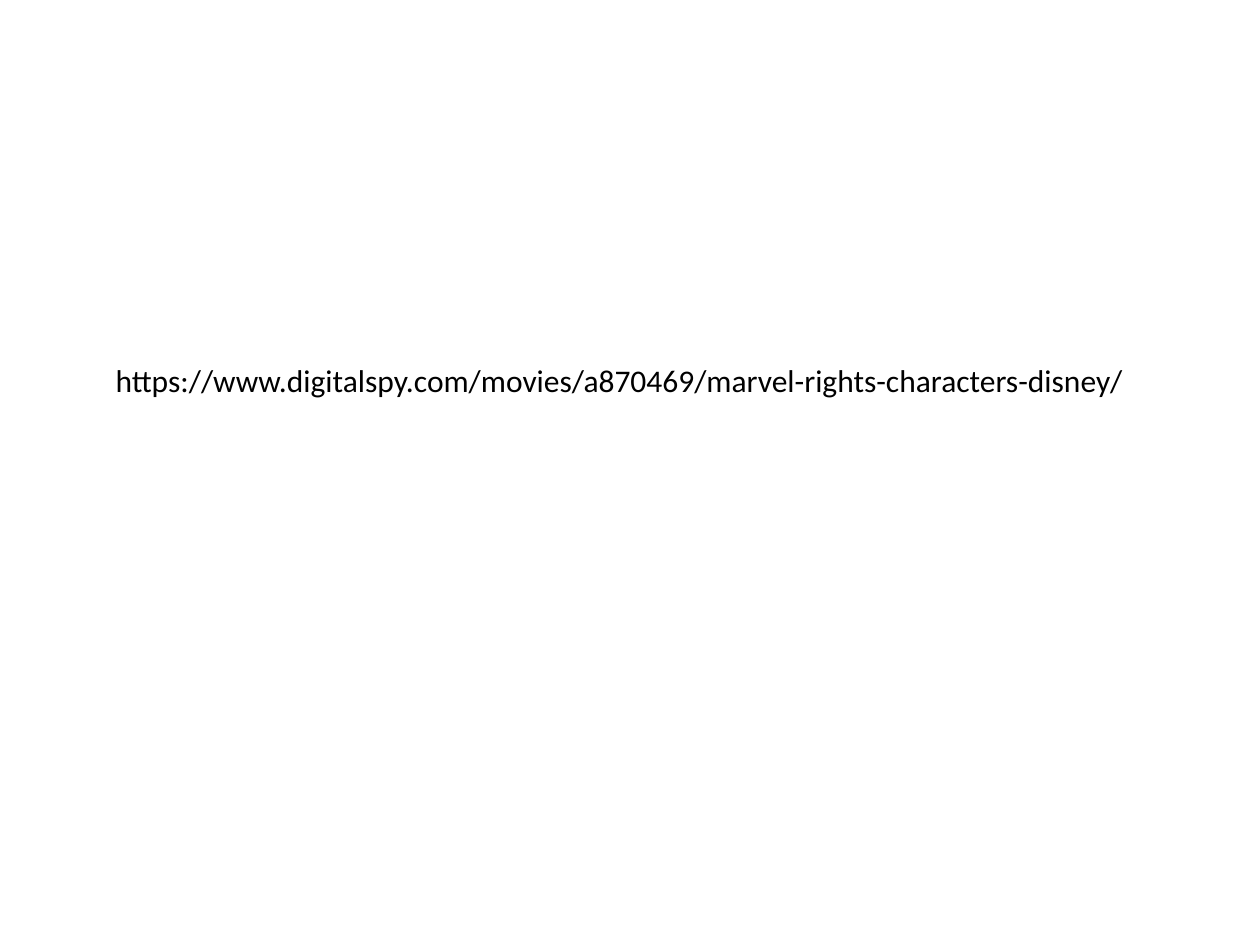
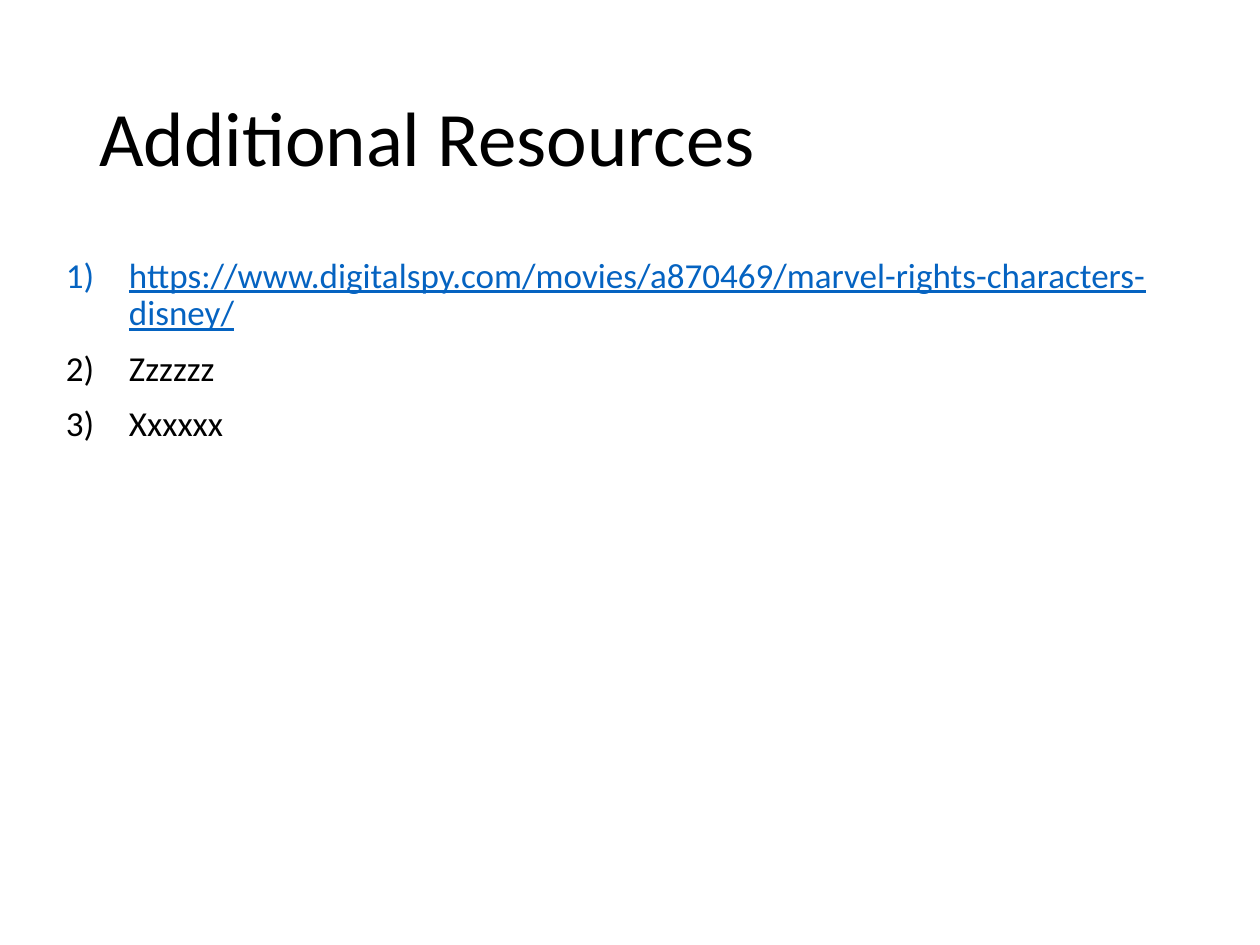
Before and after one commit to kagada01/dsc-mod-1-project-v2-1-online-ds-sp-000, a slide deck: slide 9 of Presentation.pptx (slide 4 before the commit). Drawn at 1260x945 pixels with LibreOffice and Linux fonts; fonts in the diff are those of the drawing. Boxes give left, top, right and bottom in pixels: in the first picture for what was removed or moved away, otherwise in the second. Text is boxed around its words. In the diff, an @@ line names an element or a change of style, - is before the commit and + after.

```diff
--- a/Presentation.pptx
+++ b/Presentation.pptx
@@ title added at (x1=99, y1=112, x2=754, y2=167), 44 pt, text #000000 @@
+Additional Resources
@@ text "https://www.digitalspy.com/movies/a870469/marvel-rights-char ..." moved from (x1=116, y1=370, x2=1123, y2=398) to (x1=129, y1=263, x2=1145, y2=436) @@
@@ text at (x1=129, y1=263, x2=1145, y2=331): size 18 to 20 pt, text colour #000000 to #0563C1, underline on in "https://www.digitalspy.com/movies/a870469/marvel-rights-char ..."; bullet none to 1); line spacing 1 to 0.9; more space between paragraphs @@
@@ text at (x1=129, y1=358, x2=223, y2=436): paragraphs added @@
+2) Zzzzzz
+3) Xxxxxx
```
Also in this commit, not shown: 1 other slide changed, 7 slides added, 2 slides removed, 1 other file.
